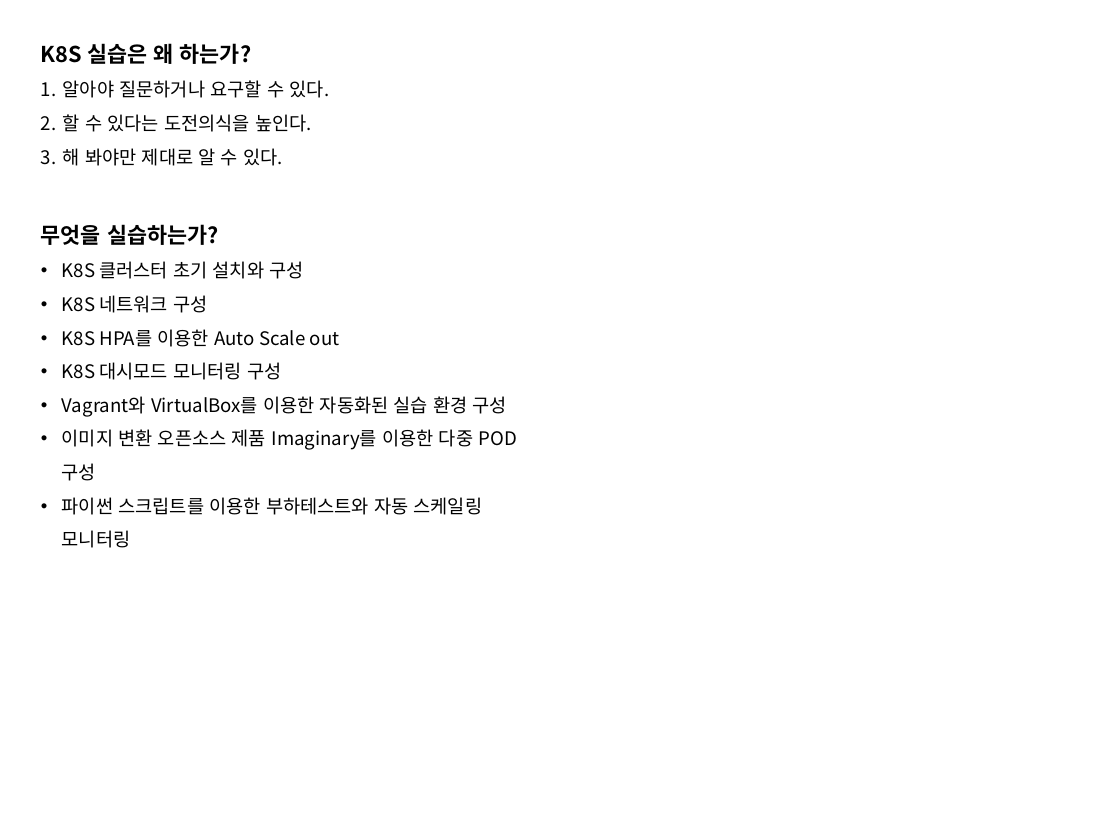
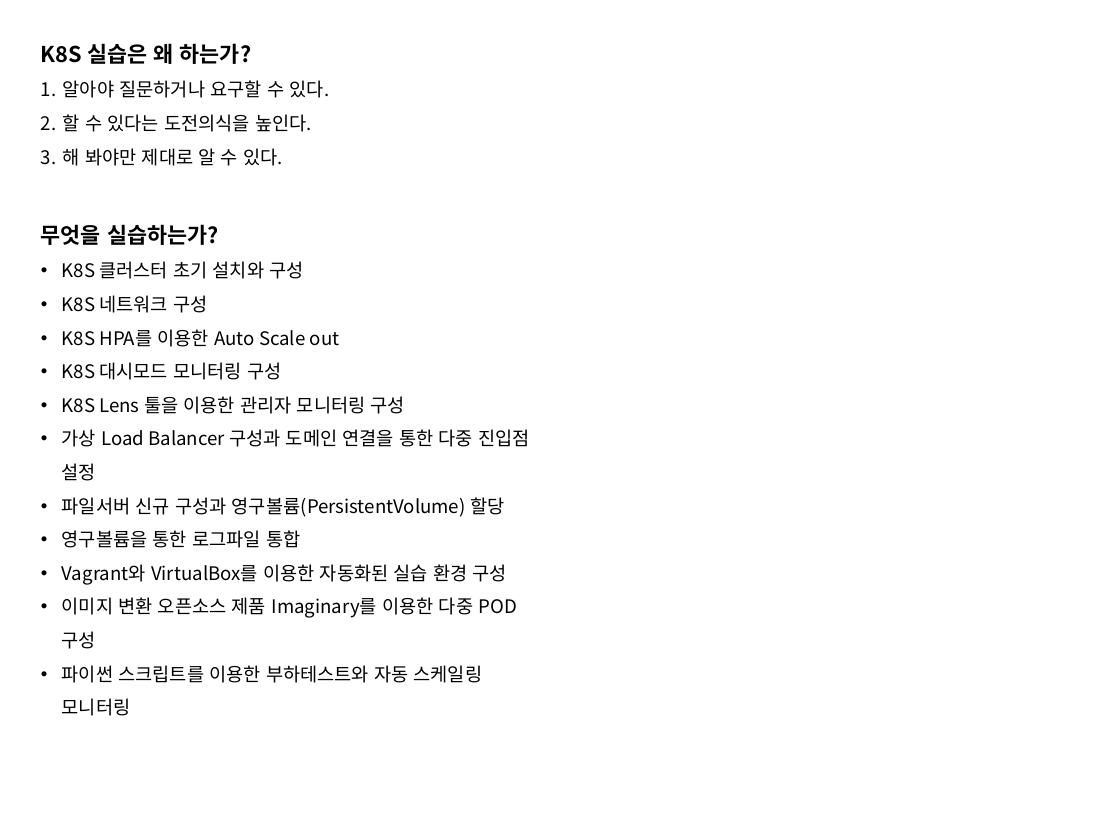
Before and after one commit to grollcake/k8s-practice, a slide deck: slide 1 of k8s practice.pptx. Drawn at 1120x840 pixels with LibreOffice and Linux fonts; fonts in the diff are those of the drawing. Boxes give left, top, right and bottom in pixels: in the first picture for what was removed or moved away, otherwise in the second. Text is boxed around its words. In the diff, an @@ line names an element or a change of style, - is before the commit and + after.

```diff
--- a/k8s practice.pptx
+++ b/k8s practice.pptx
@@ text at (62,396,529,548): paragraphs added @@
+• K8S Lens 툴을 이용한 관리자 모니터링 구성
+• 가상 Load Balancer 구성과 도메인 연결을 통한 다중 진입점 설정
+• 파일서버 신규 구성과 영구볼륨(PersistentVolume) 할당
+• 영구볼륨을 통한 로그파일 통합
```
Also in this commit, not shown: 1 other slide changed, 8 slides added, 1 slide removed.
